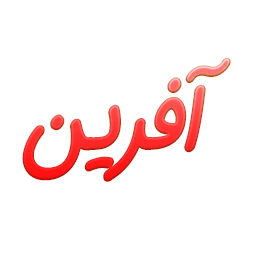
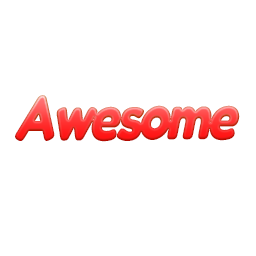
The second 256px x 256px image is a revision of the first. Changes to its layers:
renamed "آفرین" to "Awesome", painted on it over [15, 58, 240, 182]
